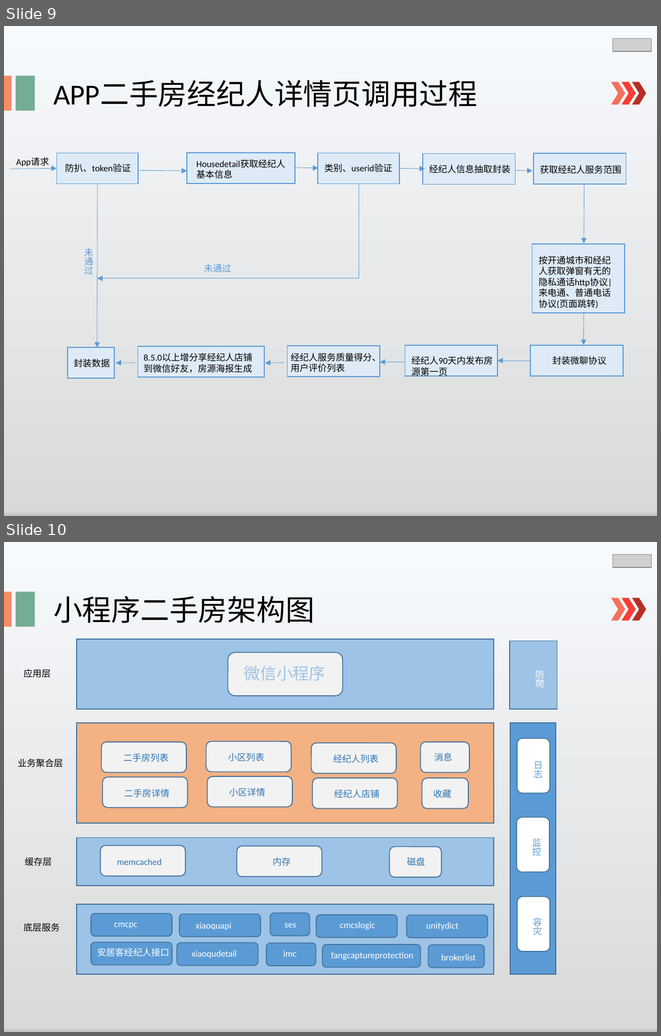
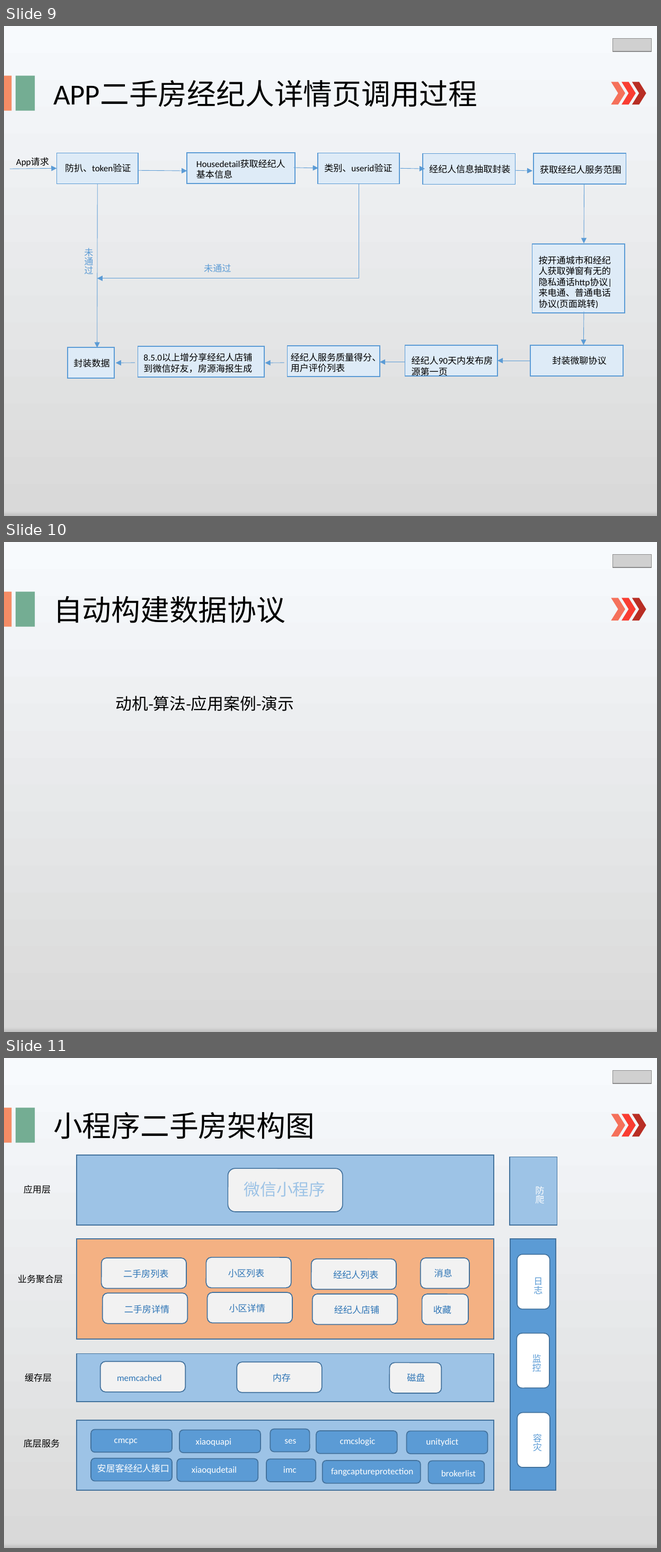
Before and after one commit to lspgithublxh/document, a slide deck: 业务文档跟踪/述职/shuzhi.pptx. Shown one above the other, each under a label of ours: slides 9 and 10 before the commit, slides 9, 10 and 11 after it. The pictures are 661x1036 and 661x1552 pixels, drawn with LibreOffice and Linux fonts; fonts in the diff are those of the drawing; grey boxes stand for pictures. Boxes give left, top, right and bottom in pixels: in the first picture for what was removed or moved away, otherwise in the second. Text is boxed around its words. In the diff, an @@ line names an element or a change of style, - is before the commit and + after.

```diff
--- a/业务文档跟踪/述职/shuzhi.pptx
+++ b/业务文档跟踪/述职/shuzhi.pptx
@@ slide 10 added at [4,542,657,1032], background gradient #F7FAFD to #D9D9D9 to #BFBFBF to #F2F2F2 to #CEE1F2 @@
@@ picture added at [612,554,652,567] @@
@@ rectangle added at [4,592,12,627], fill #F58C65 @@
@@ rectangle added at [16,592,35,627], fill #74AD93 @@
@@ text added at [53,596,285,623], 32 pt, text #000000 @@
+自动构建数据协议
@@ chevron added at [611,598,626,620], fill #F5715B @@
@@ chevron added at [621,598,636,620], fill #F93D32 @@
@@ chevron added at [632,598,646,620], fill #B82E24 @@
@@ text added at [116,696,294,711], 18 pt, text #000000 @@
+动机-算法-应用案例-演示
@@ what was slide 10 is now slide 11 @@
```
Also in this commit, not shown: 3 slides changed, 8 other slides added, 2 slides removed.
